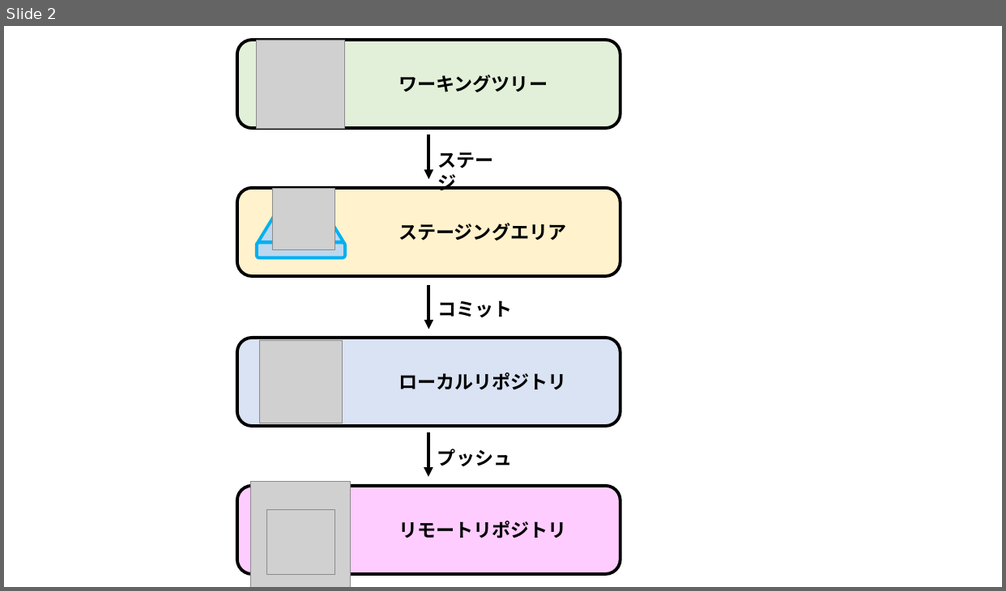
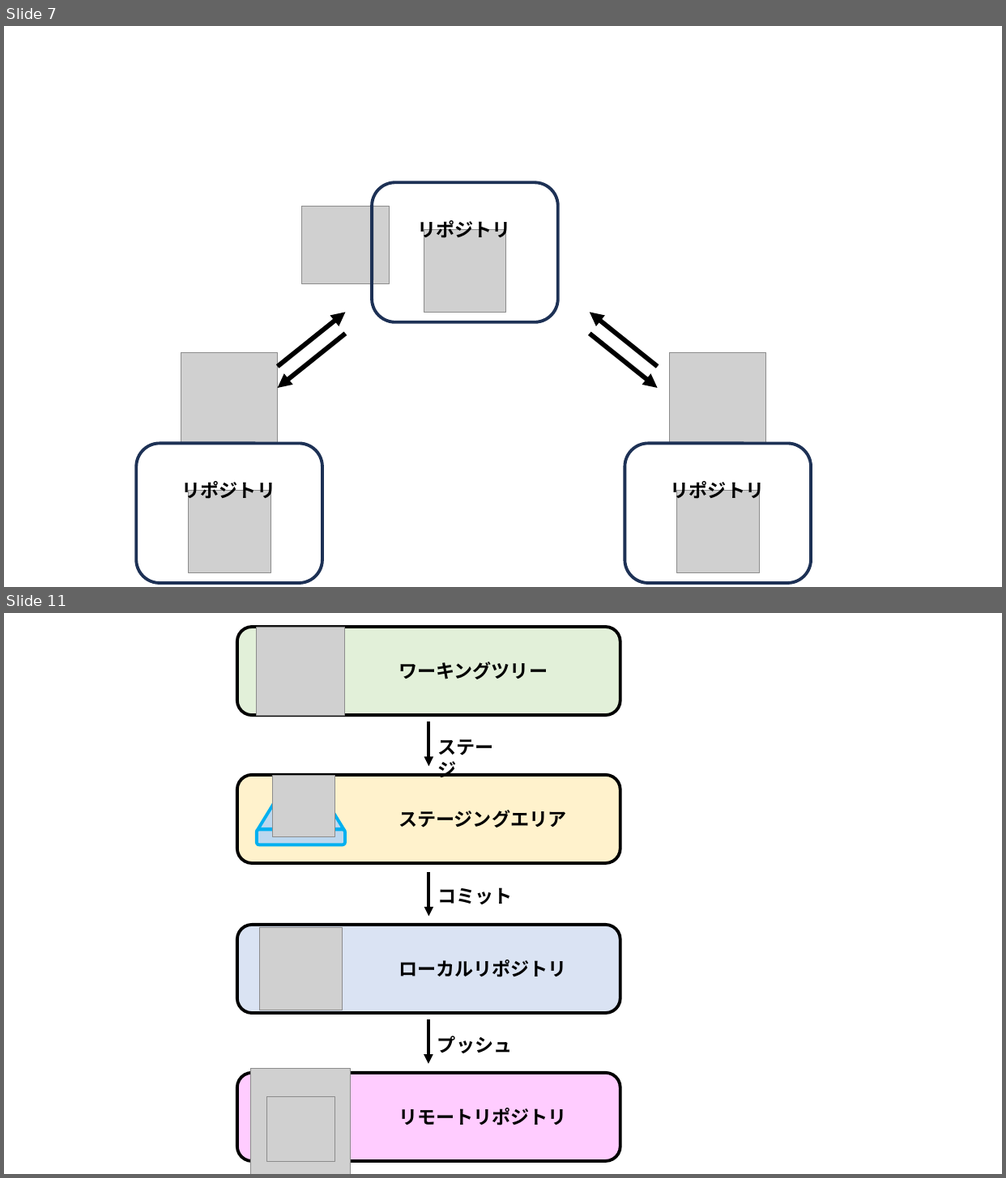
Before and after one commit to nishida2073/ai_navive, a slide deck: 01_テキスト/Git入門_図.pptx. Shown one above the other, each under a label of ours: slide 2 before the commit, slides 7 and 11 after it; the slides between them are not shown. The pictures are 1006x591 and 1006x1178 pixels, drawn with LibreOffice and Linux fonts; fonts in the diff are those of the drawing; grey boxes stand for pictures. Boxes give left, top, right and bottom in pixels: in the first picture for what was removed or moved away, otherwise in the second. Text is boxed around its words. In the diff, an @@ line names an element or a change of style, - is before the commit and + after.

```diff
--- a/01_テキスト/Git入門_図.pptx
+++ b/01_テキスト/Git入門_図.pptx
@@ slide 7 added at [4, 26, 1002, 587], background #FFFFFF @@
@@ rounded rectangle added at [373, 182, 559, 322], outline #1E3256 3 pt @@
@@ picture added at [302, 207, 390, 284] @@
@@ text added at [417, 218, 510, 241], 18 pt, text #000000, bold @@
+リポジトリ
@@ picture added at [424, 229, 506, 312] @@
@@ arrow added from (277, 367) to (345, 312), #000000 4.5 pt @@
@@ arrow added from (658, 367) to (590, 312), #000000 4.5 pt @@
@@ arrow added from (345, 334) to (277, 388), #000000 4.5 pt @@
@@ arrow added from (590, 334) to (658, 388), #000000 4.5 pt @@
@@ picture added at [181, 353, 278, 444] @@
@@ picture added at [670, 353, 766, 444] @@
@@ rounded rectangle added at [137, 444, 323, 584], outline #1E3256 3 pt @@
@@ rounded rectangle added at [624, 444, 811, 584], outline #1E3256 3 pt @@
@@ text added at [182, 479, 275, 502], 18 pt, text #000000, bold @@
+リポジトリ
@@ text added at [671, 479, 764, 502], 18 pt, text #000000, bold @@
+リポジトリ
@@ picture added at [188, 491, 270, 574] @@
@@ picture added at [677, 491, 760, 574] @@
@@ what was slide 2 is now slide 11 @@
```
Also in this commit, not shown: 8 other slides added, 1 other file.
